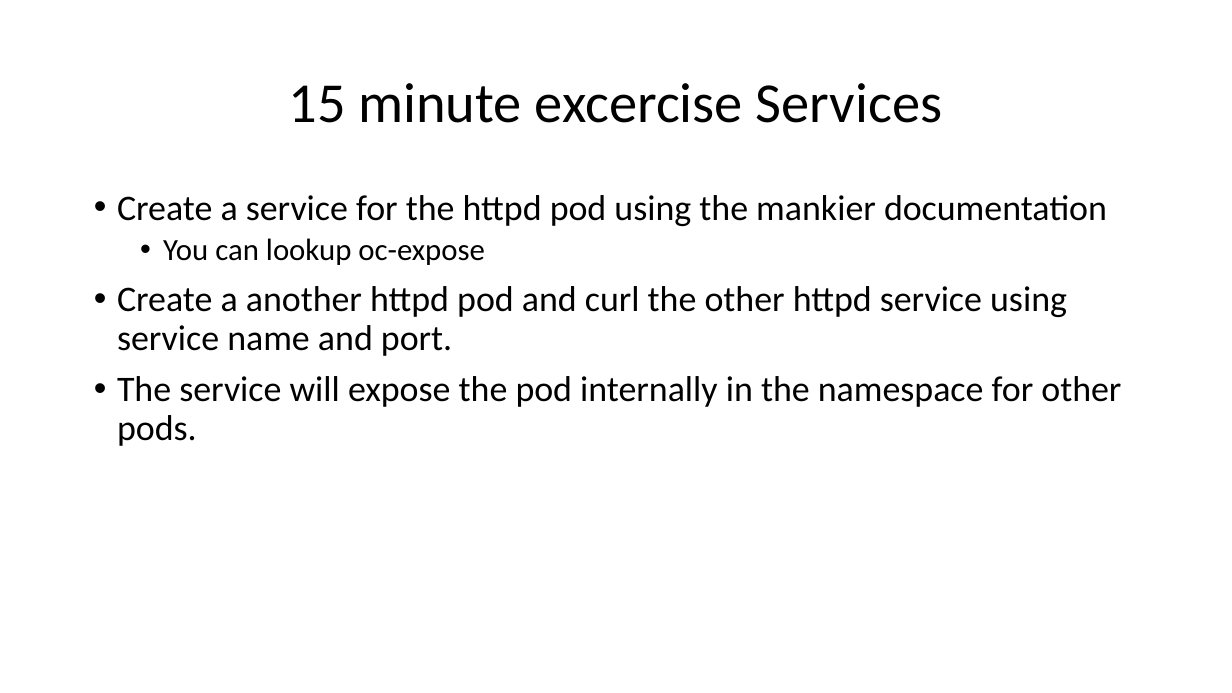
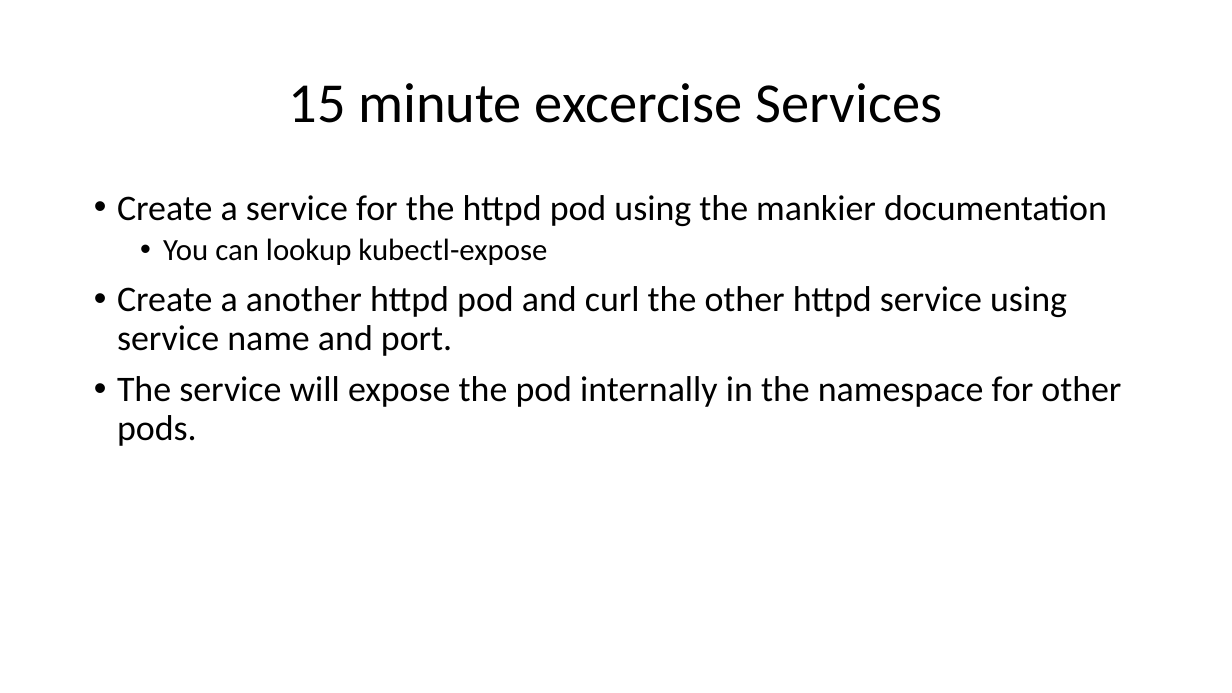
Before and after one commit to msvensso/consid-ckad, a slide deck: slide 36 of session-1/session-1.pptx (slide 37 before the commit). Drawn at 1232x693 pixels with LibreOffice and Linux fonts; fonts in the diff are those of the drawing. Boxes give left, top, right and bottom in pixels: in the first picture for what was removed or moved away, otherwise in the second. Text is boxed around its words. In the diff, an @@ line names an element or a change of style, - is before the commit and + after.

```diff
--- a/session-1/session-1.pptx
+++ b/session-1/session-1.pptx
@@ text at bbox=[163, 238, 547, 265]: text changed @@
-  • You can lookup oc-expose
+  • You can lookup kubectl-expose
```
Also in this commit, not shown: 4 other slides changed, 2 slides removed, 1 other file.
